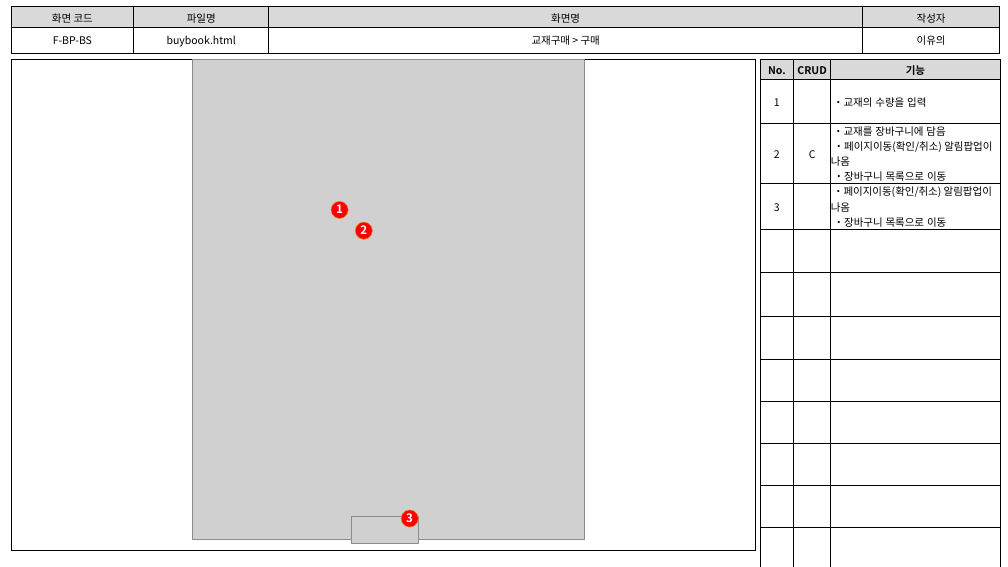
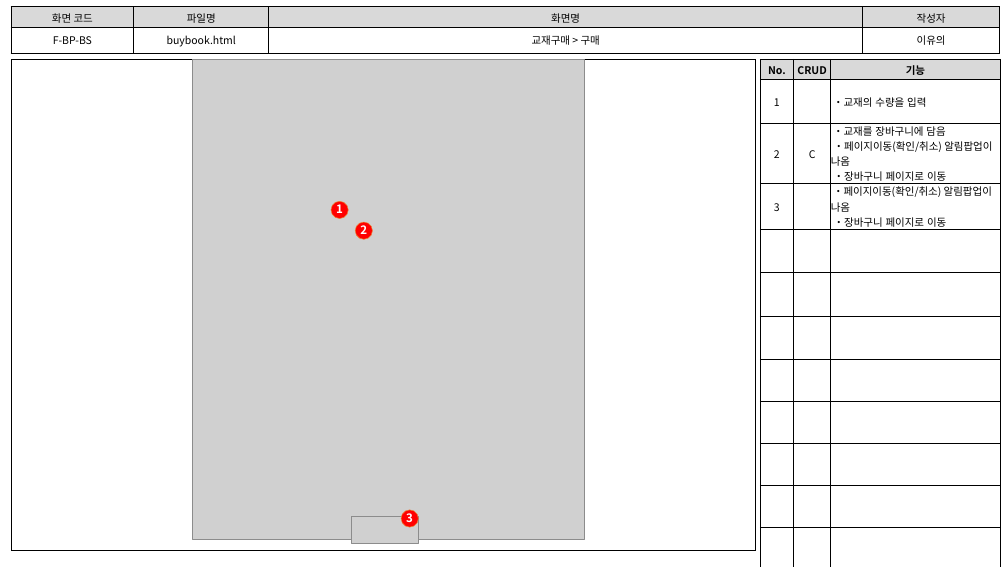
Before and after one commit to index506/cosmo6th_3thGroup, a slide deck: slide 1 of 3rd_Project/Member/Lee/기능,화면,테스트 문서/3th_Project_화면 설계도(이유의).pptx. Drawn at 1008x567 pixels with LibreOffice and Linux fonts; fonts in the diff are those of the drawing; grey boxes stand for pictures. Boxes give left, top, right and bottom in pixels: in the first picture for what was removed or moved away, otherwise in the second. Text is boxed around its words. In the diff, an @@ line names an element or a change of style, - is before the commit and + after.

```diff
--- a/3rd_Project/Member/Lee/기능,화면,테스트 문서/3th_Project_화면 설계도(이유의).pptx
+++ b/3rd_Project/Member/Lee/기능,화면,테스트 문서/3th_Project_화면 설계도(이유의).pptx
@@ table at [761, 60, 1001, 557] @@
-row 3, column 3: ・교재를 장바구니에 담음 / ・페이지이동(확인/취소) 알림팝업이 나옴 / ・장바구니 목록으로 이동
+row 3, column 3: ・교재를 장바구니에 담음 / ・페이지이동(확인/취소) 알림팝업이 나옴 / ・장바구니 페이지로 이동
-row 4, column 3: ・페이지이동(확인/취소) 알림팝업이 나옴 / ・장바구니 목록으로 이동
+row 4, column 3: ・페이지이동(확인/취소) 알림팝업이 나옴 / ・장바구니 페이지로 이동
```
Also in this commit, not shown: 2 other files.
